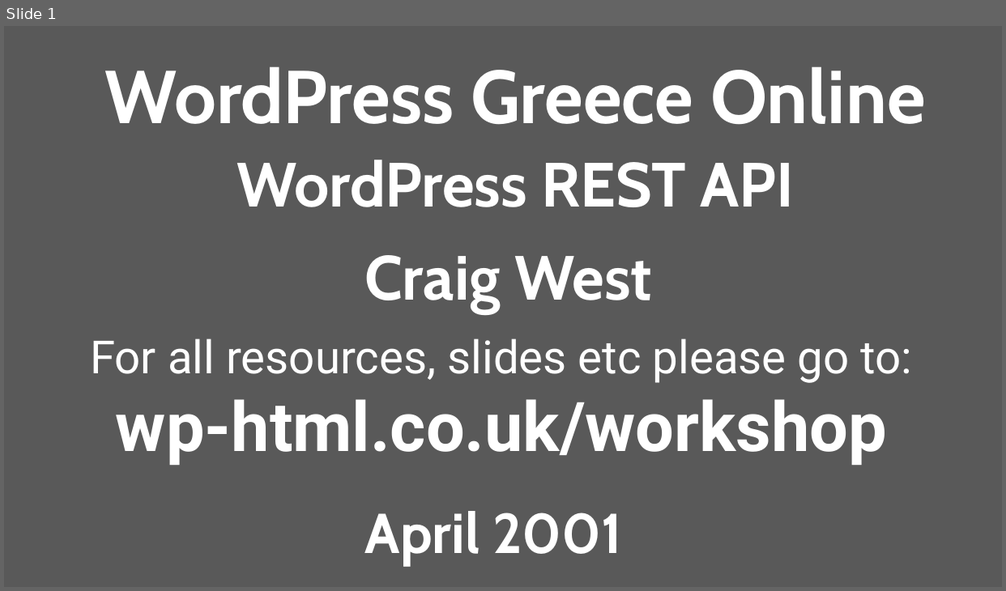
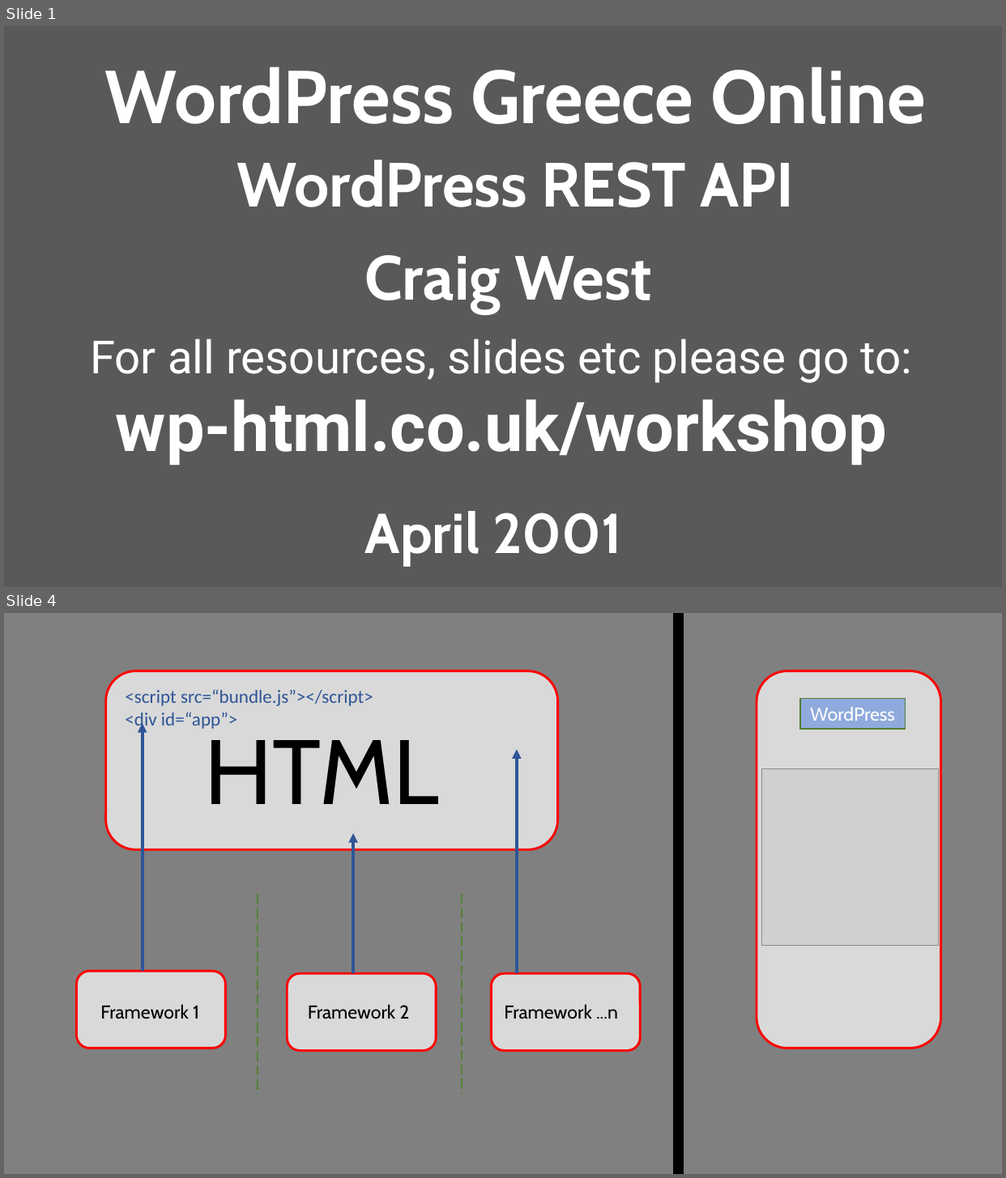
Before and after one commit to venturer75/WordCampGreece, a slide deck: talk-wordcamp-greece.pptx. Shown one above the other, each under a label of ours: slide 1 before the commit, slides 1 and 4 after it; the slides between them are not shown. The pictures are 1006x591 and 1006x1178 pixels, drawn with LibreOffice and Linux fonts; fonts in the diff are those of the drawing; grey boxes stand for pictures. Boxes give left, top, right and bottom in pixels: in the first picture for what was removed or moved away, otherwise in the second. Text is boxed around its words. In the diff, an @@ line names an element or a change of style, - is before the commit and + after.

```diff
--- a/talk-wordcamp-greece.pptx
+++ b/talk-wordcamp-greece.pptx
@@ slide 4 added at (4,613,1002,1174), background #808080 @@
@@ line added from (679, 613) to (679, 1174), #000000 10 pt @@
@@ rounded rectangle added at (106,671,558,850), fill #D9D9D9, outline #FF0000 2.25 pt @@
@@ rounded rectangle added at (756,671,940,1049), fill #D9D9D9, outline #FF0000 2.25 pt @@
@@ text added at (125,689,373,730), 18 pt, text #2F5597 @@
+<script src=“bundle.js”></script>
+<div id=“app”>
@@ rectangle added at (800,698,906,728), fill #8FAADC, outline #538035 1 pt, 18 pt, text #FFFFFF @@
+WordPress
@@ arrow added from (143, 972) to (143, 723), #2F5597 3 pt @@
@@ text added at (205,727,439,804), 88 pt, text #000000 @@
+HTML
@@ arrow added from (517, 973) to (517, 749), #2F5597 3 pt @@
@@ picture added at (762,769,939,945) @@
@@ arrow added from (354, 973) to (354, 833), #2F5597 3 pt @@
@@ line added from (258, 895) to (258, 1095), #548235 1.25 pt dashed @@
@@ line added from (462, 894) to (462, 1094), #548235 1.25 pt dashed @@
@@ rounded rectangle added at (77,972,226,1049), fill #D9D9D9, outline #FF0000 2.25 pt @@
@@ rounded rectangle added at (287,973,436,1051), fill #D9D9D9, outline #FF0000 2.25 pt @@
@@ rounded rectangle added at (492,973,641,1051), fill #D9D9D9, outline #FF0000 2.25 pt @@
@@ text added at (100,1004,199,1020), 18 pt, text #000000 @@
+Framework 1
@@ text added at (308,1004,409,1019), 18 pt, text #000000 @@
+Framework 2
@@ text added at (504,1004,618,1020), 18 pt, text #000000 @@
+Framework ...n
```
Also in this commit, not shown: 1 slide changed, 2 other slides added, 1 other file.
